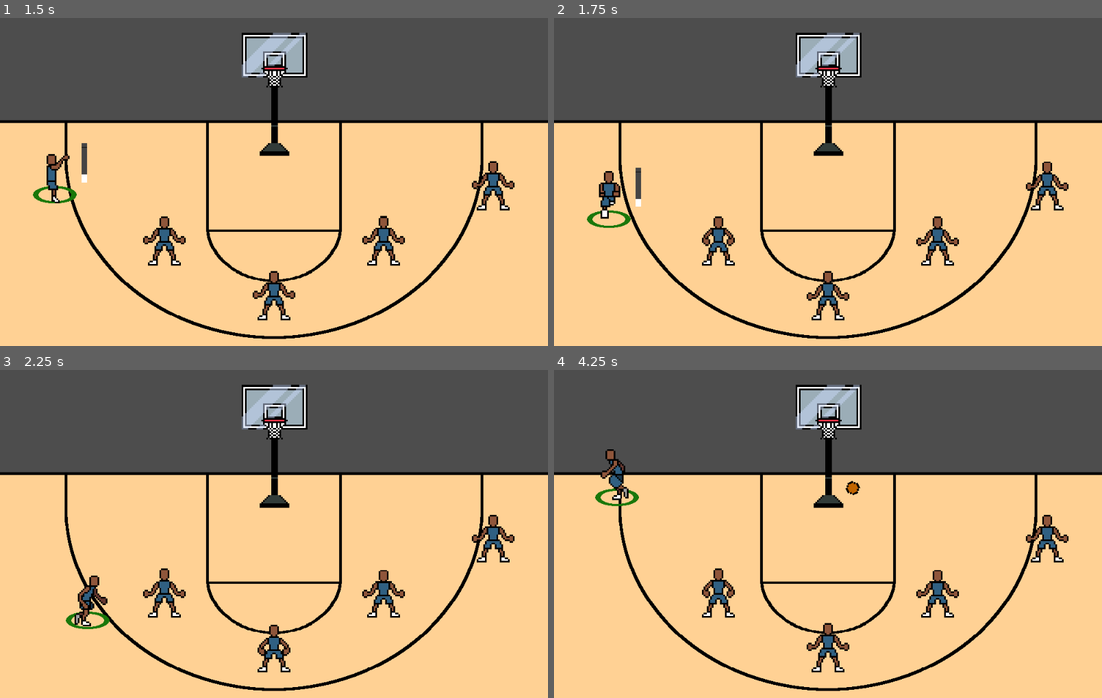
Above: before the commit, frames 1-4 (two rows, left to right).
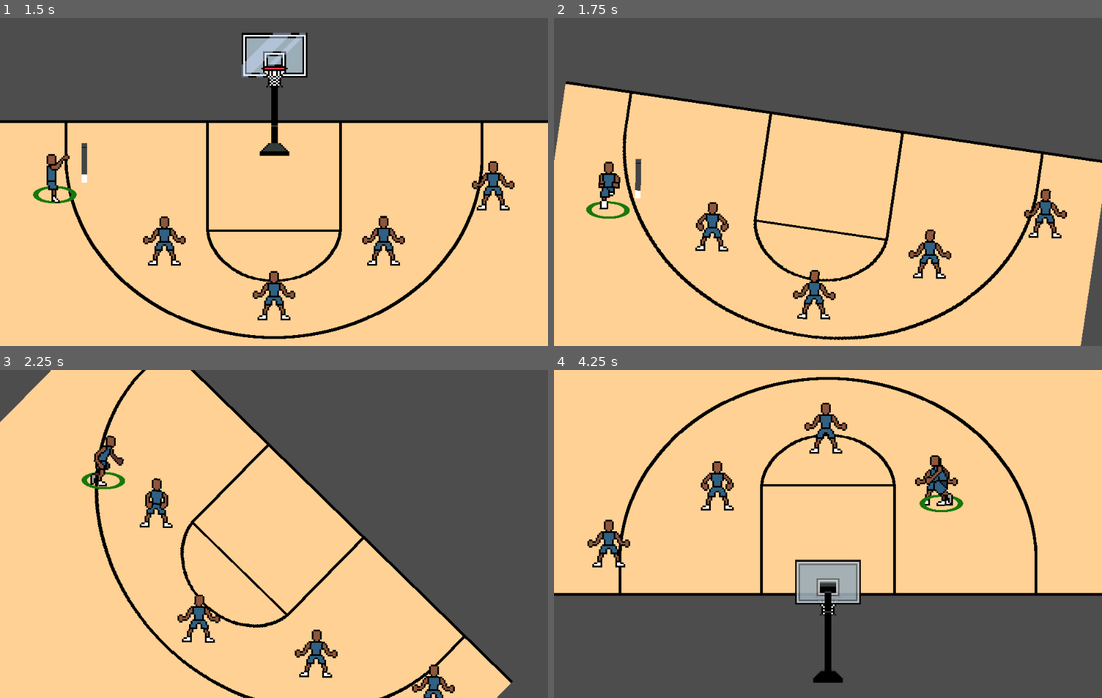
Above: after the commit, the same moments.

Repository: david8zhang/baller-quest-godot
Game: Godot game, scene res://scenes/Main.tscn
The game is run twice, just before and just after one commit, with the same random seed, the same clock (stepped at 60 frames per second) and the same inputs.
Inputs:
- Up to frame 1 (1.5 s): hold Right (move_right) 0.53-1.28 s; hold F (shoot_ball) 0.53-1.28 s; tap Space (pass) at 0.6 s; hold Down (move_down) from 1.28 s (still down); tap F (shoot_ball) at 1.35 s
- Up to frame 2 (1.75 s): keep holding Down (move_down); tap R (rotate_camera, bound only after the commit) at 1.55 s
- Up to frame 3 (2.25 s): release Down (move_down) at 2.03 s; hold Right (move_right) from 2.03 s (still down); tap R (rotate_camera, bound only after the commit) at 2.1 s
- Up to frame 4 (4.25 s): tap Space (pass) at 2.3, 2.85 s; release Right (move_right) at 2.78 s; hold Up (move_up) 2.78-3.53 s; tap F (shoot_ball) at 3.05 s; hold Left (move_left) from 3.53 s (still down); hold F (shoot_ball) from 3.53 s (still down); tap R (rotate_camera, bound only after the commit) at 3.8 s

Frame 1 is identical in both runs. In frame 2, 18% of the frame differs, in the area x 0-100%, y 4-100%; in frame 3, 40%; in frame 4, 69%, in the area x 0-100%, y 0-100%.

Commit message:
added basic court rotation logic

Diff:
--- a/prefab/Hoop.tscn
+++ b/prefab/Hoop.tscn
@@ -1,8 +1,9 @@
-[gd_scene load_steps=6 format=3 uid="uid://bp4p74n22uoph"]
+[gd_scene load_steps=7 format=3 uid="uid://bp4p74n22uoph"]
 
 [ext_resource type="Script" path="res://scripts/Hoop.gd" id="1_xersv"]
 [ext_resource type="Texture2D" uid="uid://d1x8i84hgonq8" path="res://sprites/objects/backboard.png" id="2_sdxvq"]
 [ext_resource type="Texture2D" uid="uid://cvv33trh2olkr" path="res://sprites/objects/net.png" id="3_wf4pc"]
+[ext_resource type="Texture2D" uid="uid://dg551b6jobqk6" path="res://sprites/objects/hoop-stand-back.png" id="4_m006t"]
 
 [sub_resource type="RectangleShape2D" id="RectangleShape2D_w45wc"]
 size = Vector2(48, 9)
@@ -38,3 +39,8 @@
 [node name="CollisionShape2D" type="CollisionShape2D" parent="NetCollisionArea"]
 position = Vector2(0.25, 28)
 shape = SubResource("RectangleShape2D_v8qat")
+
+[node name="BackSprite" type="Sprite2D" parent="."]
+visible = false
+scale = Vector2(3, 3)
+texture = ExtResource("4_m006t")
--- a/prefab/Player.tscn
+++ b/prefab/Player.tscn
@@ -695,6 +695,7 @@
 y_sort_enabled = true
 sprite_frames = SubResource("SpriteFrames_x8wx5")
 animation = &"shoot-front-release"
+offset = Vector2(2.08165e-12, 2.08165e-12)
 
 [node name="StateMachine" type="Node2D" parent="."]
 script = ExtResource("6_32c0f")
--- a/project.godot
+++ b/project.godot
@@ -58,6 +58,11 @@
 "events": [Object(InputEventKey,"resource_local_to_scene":false,"resource_name":"","device":-1,"window_id":0,"alt_pressed":false,"shift_pressed":false,"ctrl_pressed":false,"meta_pressed":false,"pressed":false,"keycode":0,"physical_keycode":32,"key_label":0,"unicode":32,"echo":false,"script":null)
 ]
 }
+rotate_camera={
+"deadzone": 0.5,
+"events": [Object(InputEventKey,"resource_local_to_scene":false,"resource_name":"","device":-1,"window_id":0,"alt_pressed":false,"shift_pressed":false,"ctrl_pressed":false,"meta_pressed":false,"pressed":false,"keycode":0,"physical_keycode":82,"key_label":0,"unicode":114,"echo":false,"script":null)
+]
+}
 
 [physics]
 
--- /dev/null
+++ b/scenes/Game.gd
@@ -0,0 +1,46 @@
+class_name Game
+extends Node2D
+
+@onready var court = $Court
+@onready var player_manager = $PlayerManager
+@onready var hoop = $Hoop as Hoop
+var is_rotated = false
+var is_rotating = false
+
+
+func rotate_camera():
+	if not is_rotating:
+		print("Rotating court!")
+		is_rotating = true
+		var tween = create_tween()
+		var final_rotation_rad = deg_to_rad(court.rotation_degrees) + deg_to_rad(180)
+		tween.tween_property(court, "rotation", final_rotation_rad, 2.5)
+		tween.finished.connect(on_court_rotation_complete)
+		hoop.hide()
+		player_manager.reparent(court)
+		hoop.reparent(court)
+
+
+func _unhandled_input(event):
+	if Input.is_action_just_released("rotate_camera"):
+		rotate_camera()
+
+
+func _physics_process(delta):
+	if is_rotating:
+		for p in player_manager.players:
+			var player = p as Player
+			player.global_rotation_degrees = 0
+
+
+func on_court_rotation_complete():
+	is_rotating = false
+	is_rotated = !is_rotated
+	for p in player_manager.players:
+		var player = p as Player
+		player.global_rotation = 0
+	hoop.global_rotation = 0
+	player_manager.reparent(self)
+	hoop.reparent(self)
+	hoop.show()
+	hoop.display_back()
--- a/scenes/Main.tscn
+++ b/scenes/Main.tscn
@@ -1,5 +1,6 @@
-[gd_scene load_steps=6 format=3 uid="uid://dsr0v11ggewrq"]
+[gd_scene load_steps=7 format=3 uid="uid://dsr0v11ggewrq"]
 
+[ext_resource type="Script" path="res://scenes/Game.gd" id="1_bwo0o"]
 [ext_resource type="PackedScene" uid="uid://din6tp3j6rrfm" path="res://prefab/Player.tscn" id="1_rkvvu"]
 [ext_resource type="Script" path="res://scripts/PlayerManager.gd" id="1_xoi36"]
 [ext_resource type="PackedScene" uid="uid://bp4p74n22uoph" path="res://prefab/Hoop.tscn" id="3_4jcto"]
@@ -11,6 +12,7 @@
 
 [node name="Main" type="Node2D"]
 y_sort_enabled = true
+script = ExtResource("1_bwo0o")
 
 [node name="Camera2D" type="Camera2D" parent="."]
 
@@ -22,8 +24,6 @@
 [node name="Hoop" parent="." instance=ExtResource("3_4jcto")]
 position = Vector2(2.08165e-12, -160)
 
-[node name="Court" parent="." instance=ExtResource("4_mhnap")]
-
 [node name="Ground" type="StaticBody2D" parent="."]
 collision_layer = 8
 collision_mask = 8
@@ -31,3 +31,5 @@
 [node name="CollisionShape2D" type="CollisionShape2D" parent="Ground"]
 shape = SubResource("SegmentShape2D_b25lt")
 one_way_collision = true
+
+[node name="Court" parent="." instance=ExtResource("4_mhnap")]
--- a/scripts/Ball.gd
+++ b/scripts/Ball.gd
@@ -3,6 +3,7 @@
 
 var screen_size
 var shot_status
+@onready var game = get_node("/root/Main") as Game
 @onready var collider = $CollisionShape2D
 @onready var net_detector = $NetDetector/CollisionShape2D
 @onready var player_detector = $PlayerDetector/CollisionShape2D
@@ -42,7 +43,7 @@
 	var right_bound = screen_size.x / 2
 	var left_bound = -screen_size.x / 2
 	var lower_bound = screen_size.y / 2
-	if global_position.x > right_bound || global_position.x < left_bound || global_position.y > lower_bound:
+	if position.x > right_bound || position.x < left_bound || position.y > lower_bound:
 		queue_free()
 
 	if self.linear_velocity.y < 0:
--- a/scripts/CPUManager.gd
+++ b/scripts/CPUManager.gd
@@ -17,7 +17,7 @@
 	var i = 0
 	for pos in CPU_POSITIONS:
 		var new_cpu = cpu_scene.instantiate()
-		new_cpu.global_position = pos
+		new_cpu.position = pos
 		cpus.append(new_cpu)
 		add_child(new_cpu)
 		i += 1
--- a/scripts/Hoop.gd
+++ b/scripts/Hoop.gd
@@ -2,6 +2,19 @@
 extends StaticBody2D
 
 @onready var net = $Net as Sprite2D
+@onready var backboard = $Backboard as Sprite2D
+@onready var back_sprite = $BackSprite as Sprite2D
 
 func _ready():
 	net.z_index = 2000
+
+func display_back():
+	net.hide()
+	backboard.hide()
+	back_sprite.show()
+
+
+func display_front():
+	net.show()
+	backboard.show()
+	back_sprite.hide()
--- a/scripts/Player.gd
+++ b/scripts/Player.gd
@@ -25,9 +25,9 @@
 		2 * highlight.scale.x,
 		2 * highlight.scale.y
 	)
-	highlight.global_position = Vector2(
-		anim_sprite.global_position.x,
-		anim_sprite.global_position.y + 40,
+	highlight.position = Vector2(
+		anim_sprite.position.x,
+		anim_sprite.position.y + 40,
 	)
 
 
@@ -63,13 +63,13 @@
 func pass_ball():
 	has_ball = false
 	var ball = ball_scene.instantiate() as Ball
-	ball.position.x = self.global_position.x
-	ball.position.y = self.global_position.y
+	ball.position.x = self.position.x
+	ball.position.y = self.position.y
 	add_sibling(ball)
 	pass_target.can_gain_possession = true
 	can_gain_possession = false
 	var tween = create_tween()
-	tween.tween_property(ball, "position", pass_target.global_position, 0.5)
+	tween.tween_property(ball, "position", pass_target.position, 0.5)
 	tween.finished.connect(on_completed_pass)
 
 
@@ -91,7 +91,7 @@
 func shoot_ball(shot_result: ShotMeter.SHOT_RESULT):
 	has_ball = false
 	var ball = ball_scene.instantiate() as Ball
-	ball.global_position = Vector2(self.global_position.x, self.global_position.y - 100)
+	ball.position = Vector2(self.position.x, self.position.y - 100)
 	add_sibling(ball)
 	ball.disable_player_detector()
 	ball.shot_status = shot_result
@@ -100,8 +100,8 @@
 		create_arc(ball, Vector2(hoop.position.x, hoop.position.y - 50), 1.5)
 	else:
 		print("MISS!")
-		var x_target_miss_left = randi_range(hoop.global_position.x - 15, hoop.global_position.x - 10)
-		var x_target_miss_right = randi_range(hoop.global_position.x + 10, hoop.global_position.x + 15)
+		var x_target_miss_left = randi_range(hoop.position.x - 15, hoop.position.x - 10)
+		var x_target_miss_right = randi_range(hoop.position.x + 10, hoop.position.x + 15)
 		var x_target = x_target_miss_left if randi_range(0, 1) == 0 else x_target_miss_right
 		create_arc(ball, Vector2(x_target, hoop.global_position.y - 10), 1.5)
 
@@ -149,7 +149,7 @@
 func jump(custom_jump_complete_cb: Callable, jump_apex_cb: Callable, duration_sec: float):
 	self.set_gravity_scale(1)
 	var velocity_x = 0
-	var velocity_y = ((self.global_position.y - 50) - self.global_position.y - 490 * pow(duration_sec, 2)) / duration_sec
+	var velocity_y = ((self.position.y - 50) - self.position.y - 490 * pow(duration_sec, 2)) / duration_sec
 	self.linear_velocity = Vector2(velocity_x, velocity_y)
 	var jump_peak_timer = Timer.new()
 
--- a/scripts/PlayerManager.gd
+++ b/scripts/PlayerManager.gd
@@ -4,6 +4,7 @@
 @export var player_scene: PackedScene
 var selected_player: Player = null
 var players: Array = []
+var is_ready = false
 
 const PLAYER_POSITIONS = [
 	Vector2(-400, 0),
@@ -18,7 +19,7 @@
 	var i = 0
 	for pos in PLAYER_POSITIONS:
 		var new_player = player_scene.instantiate()
-		new_player.global_position = pos
+		new_player.position = pos
 		players.append(new_player)
 		add_child(new_player)
 		new_player.player_name = "Player " + str(i)
@@ -27,6 +28,7 @@
 	selected_player.select()
 	selected_player.has_ball = true
 	selected_player._state_machine.transition_to("IdleState")
+	is_ready = true
 
 
 func switch_to_player(player: Player):
@@ -34,3 +36,8 @@
 	selected_player.deselect()
 	selected_player = player
 	selected_player.select()
+
+
+func hide_players():
+	for p in players:
+		p.hide()
--- a/scripts/fsm/ShootState.gd
+++ b/scripts/fsm/ShootState.gd
@@ -25,7 +25,7 @@
 	var anim_name = "shoot-%s-windup" % _get_shoot_anim_angle()
 	if anim_name == "shoot-side-windup":
 		var player = entity as Player
-		var x_diff = player.global_position.x - player.hoop.global_position.x
+		var x_diff = player.global_position.x - player.hoop.position.x
 		anim_sprite.flip_h = x_diff > 0
 	else:
 		anim_sprite.flip_h = false
Binary file added: sprites/objects/hoop-stand-back.png
Not shown, added: sprites/objects/hoop-stand-back.png.import
